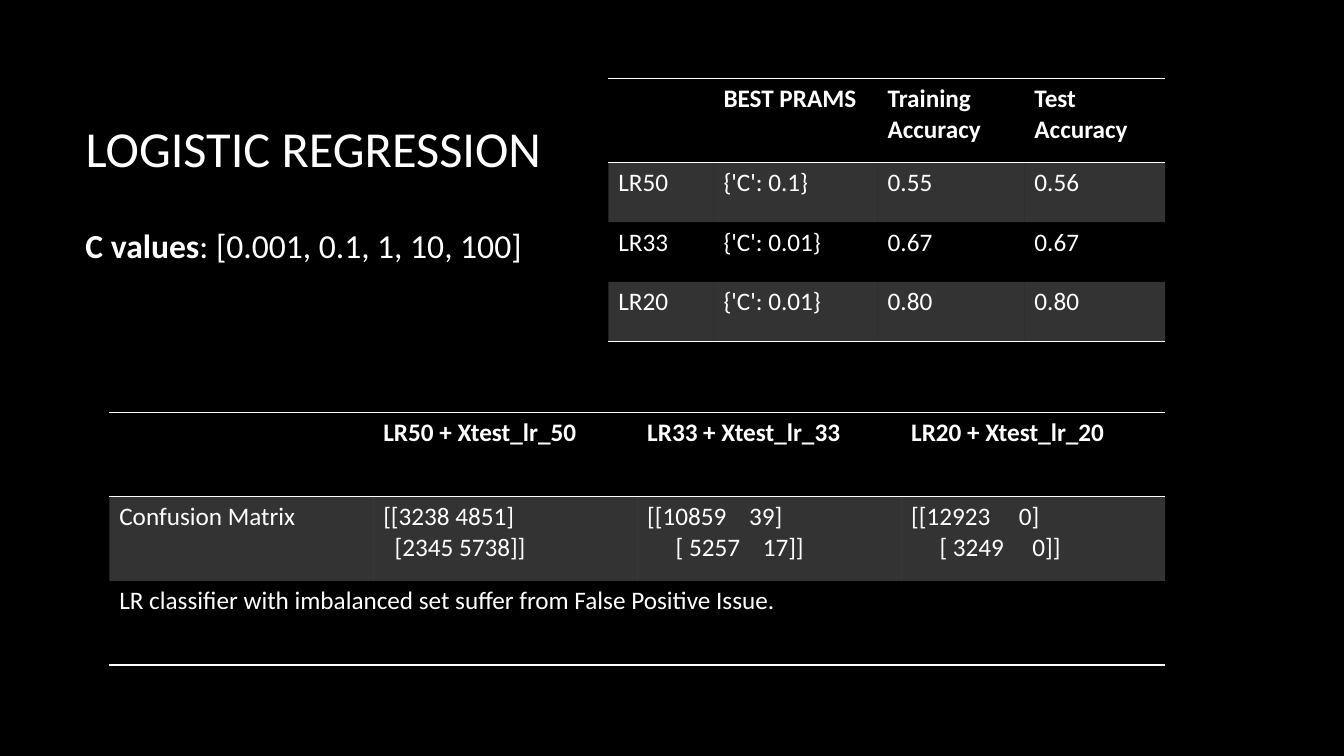
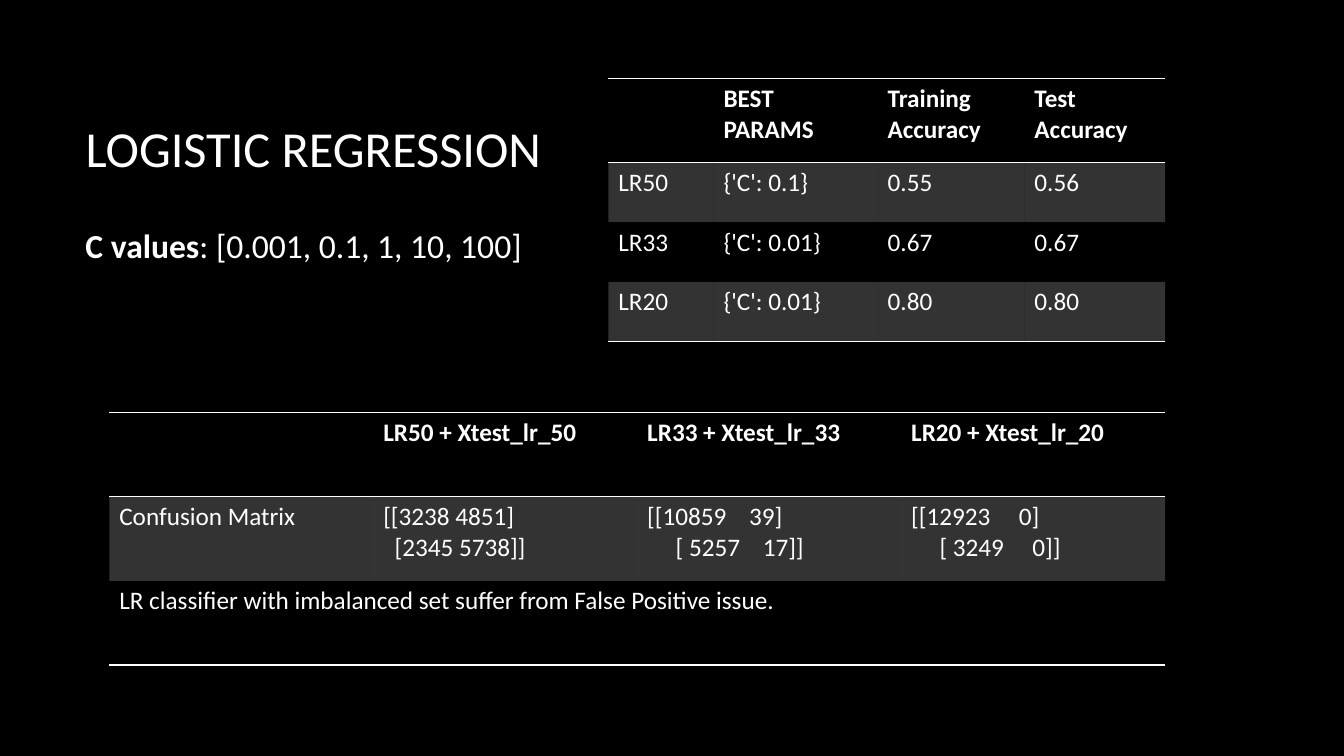
Before and after one commit to ameeshbaxi/data_science_workshop, a slide deck: slide 10 of capstone_project/slides/predict_ctr_abaxi.pptx (slide 9 before the commit). Drawn at 1344x756 pixels with LibreOffice and Linux fonts; fonts in the diff are those of the drawing; background and template pictures are left out. Boxes give left, top, right and bottom in pixels: in the first picture for what was removed or moved away, otherwise in the second. Text is boxed around its words. In the diff, an @@ line names an element or a change of style, - is before the commit and + after.

```diff
--- a/capstone_project/slides/predict_ctr_abaxi.pptx
+++ b/capstone_project/slides/predict_ctr_abaxi.pptx
@@ table at <box>608,79,1166,342</box> @@
-row 1, column 2: BEST PRAMS
+row 1, column 2: BEST PARAMS
@@ table at <box>109,413,1166,665</box> @@
-row 3, column 1: LR classifier with imbalanced set suffer from False Positive Issue.
+row 3, column 1: LR classifier with imbalanced set suffer from False Positive issue.
```
Also in this commit, not shown: 14 other slides changed, 2 slides added, 1 other file.
